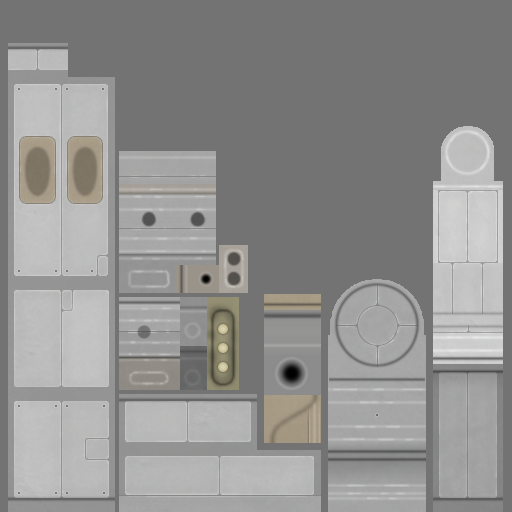
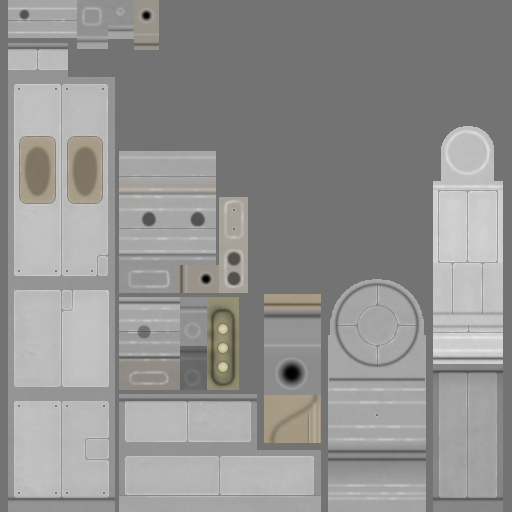
Layers edited between the first and the second 512 × 512 image:
added layer "Body Low 2" (1st of 4) (50%) above "Body Low 1" over [18, 8, 31, 21]
added layer "Body Low 1" (1st of 4) (50%) above "Hue/Saturation 7" over [77, 28, 134, 45]
added group "Body" (1st of 8) (40%) with 4 layers above "Body High 2" over [8, 10, 77, 31]
added layer "Body" (2nd of 8, in "Body") in group "Body" over [8, 20, 77, 21]
added layer "Body Higher" (1st of 4, in "Body") in group "Body" over [15, 18, 66, 23]
added layer "Body High" (1st of 3, in "Body") in group "Body" over [8, 12, 77, 29]
added layer "Body Shade" (1st of 3, in "Body") (50%) in group "Body" over [8, 10, 77, 31]
added layer "Body High 2" (1st of 3) (10%) above "Body High 1" over [15, 6, 122, 35]
added layer "Body High 1" (1st of 3) (50%) above "Nozzle Low" over [8, 5, 134, 41]
added layer "Nozzle Low" (1st of 3) above "Nozzle High" over [134, 41, 159, 48]
added layer "Nozzle High" (1st of 3) (25%) above "Nozzle Hole" over [134, 7, 159, 36]
added layer "Nozzle Hole" (1st of 3) above "MOE" over [139, 8, 154, 23]
added group "MOE" with 15 layers above "Light_1" over [219, 197, 248, 245]
added layer "Body Bolts 1" (1st of 2, in "MOE") (50%) in group "MOE" over [233, 209, 235, 230]
moved "Body Low 2" (2nd of 4, in "MOE") into group "MOE" over [219, 210, 242, 245]
moved "Body High 2" (2nd of 3, in "MOE") into group "MOE", painted on it over [219, 197, 245, 245]
moved "Body High 1" (2nd of 3, in "MOE") into group "MOE", painted on it over [219, 197, 246, 245]
moved "Wear" (1st of 4, in "MOE") into group "MOE", painted on it over [219, 197, 248, 245]
added layer "Wear" (4th of 4) (20%) above "B" over [8, 0, 134, 49]
painted on "B" over [8, 0, 248, 245]
